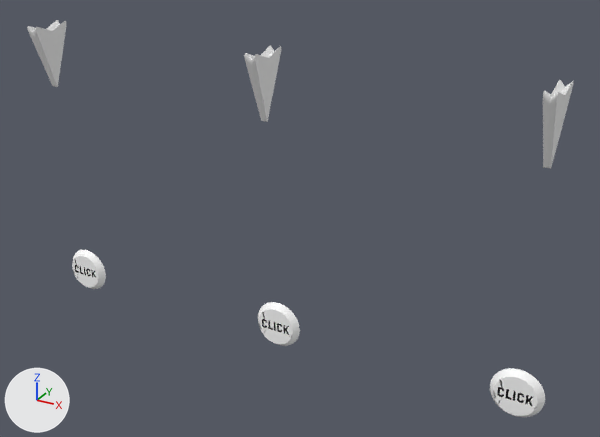
An edit to the glTF model first-project/src/assets/models/click_pointer.glb, drawn before and after from the same camera.
Camera for both pictures: a 50 mm lens placed at (3.37, 37.77, 18.7), pointed at (-2.55, 48.53, 13.31). Every picture has the same lights, and +X, +Y and +Z are marked at lower left. Where no turn or scale is listed for an object, it has been applied to the vertices.

In view in the first picture: 'button', 'button.002', 'button.003', 'pointer', 'pointer.001', 'pointer.002'.
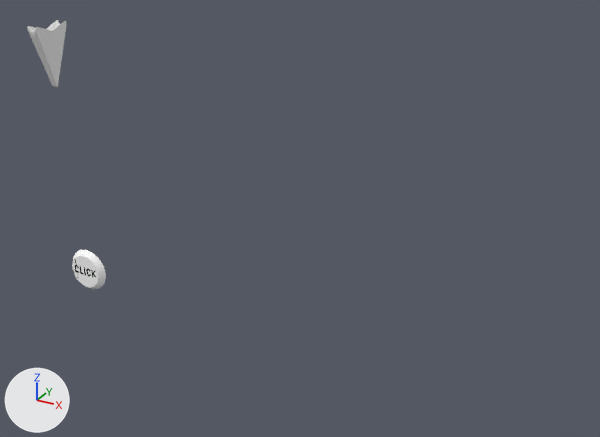
Where the newer file only moved an object's origin or applied its transform, the numbers keep the older frame.

Location of each change, (x1, y1, x2, y2) in pixels of the pictures (600 x 437 px):
'button.003', deleted: before (490, 368, 545, 417)
    faces in mat_blanco (white #ffffff): (490, 368, 545, 417)
    faces in mat_black (black #000000): (497, 387, 533, 406)
'pointer.001', deleted: before (244, 45, 281, 122)
'pointer.002', deleted: before (543, 80, 574, 168)
'button.002', deleted: before (258, 302, 300, 346)
    faces in mat_blanco (white #ffffff): (258, 302, 300, 346)

Edits to the bpy script that builds the scene:
```text
Remove ob_pointer_001:
    ob_pointer_001 = bpy.data.objects.new('pointer.001', me_plane_022)
    ob_pointer_001.location = (-3.04, 48.29, 15.76)
    ob_pointer_001.rotation_euler = (-0.129, 1.571, 0.0)  # degrees (-7.4, 90, 0)
    ob_pointer_001.scale = (-0.189, -0.128, -0.188)
Remove ob_pointer_002:
    ob_pointer_002 = bpy.data.objects.new('pointer.002', me_plane_023)
    ob_pointer_002.location = (1.28, 48.29, 15.76)
    ob_pointer_002.rotation_euler = (-0.129, 1.571, 0.0)  # degrees (-7.4, 90, 0)
    ob_pointer_002.scale = (-0.189, -0.128, -0.188)
Remove ob_button_002:
    ob_button_002 = bpy.data.objects.new('button.002', me_plane_024)
    ob_button_002.location = (-3.04, 48.54, 11.17)
Remove ob_button_003:
    ob_button_003 = bpy.data.objects.new('button.003', me_plane_025)
    ob_button_003.location = (1.16, 48.54, 11.17)
```
